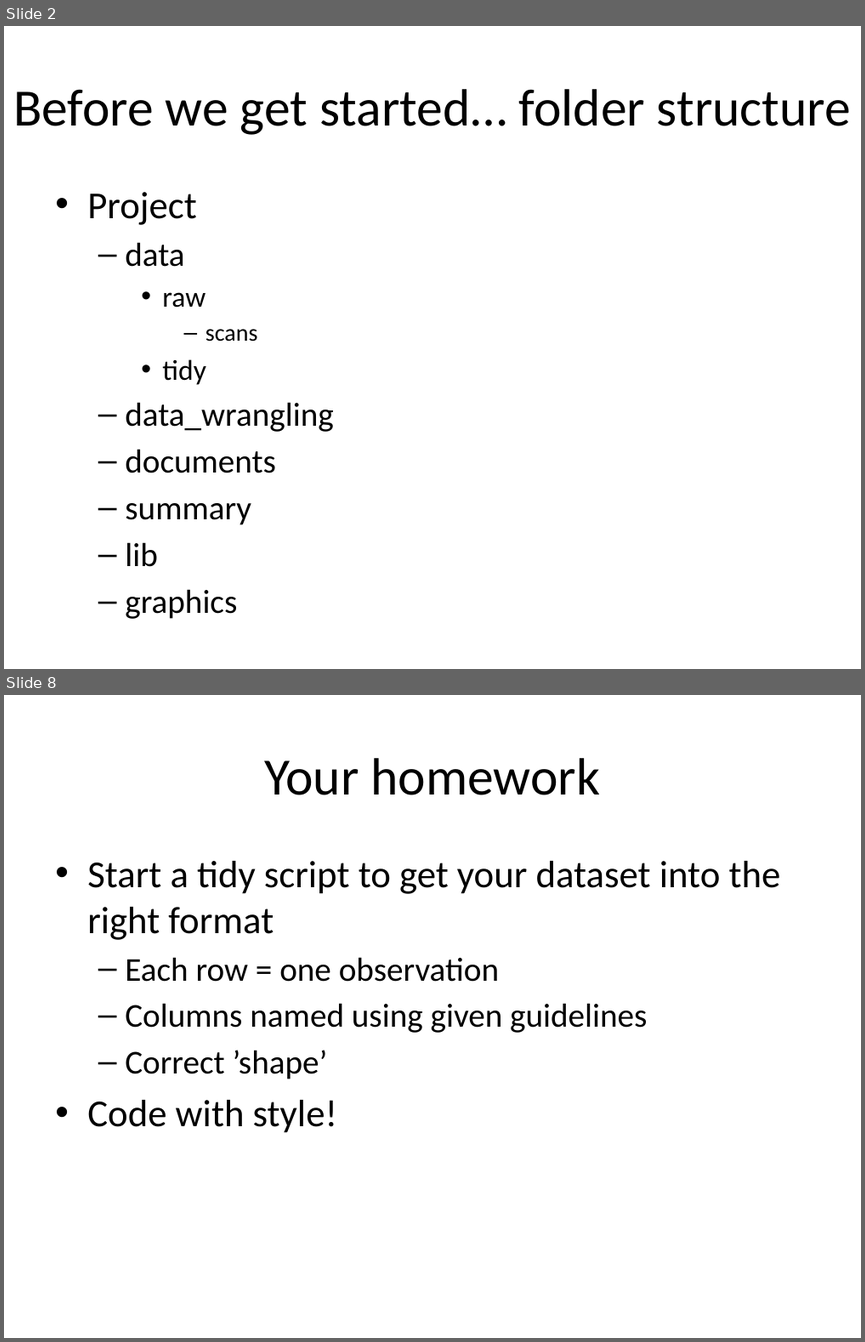
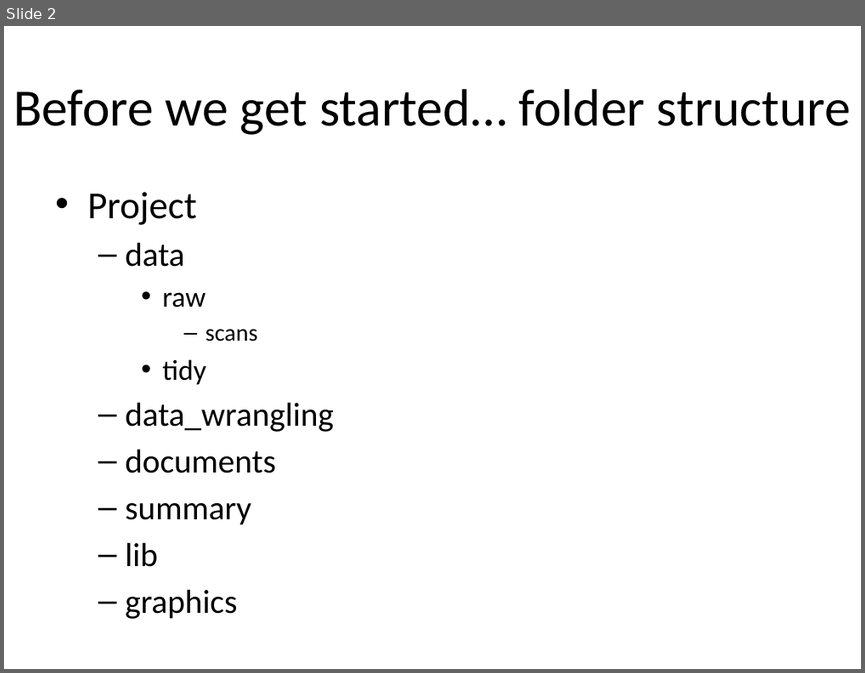
Before and after one commit to EEOB590A-Fall-2019/Course-Materials, a slide deck: 3. Data wrangling/Data_wrangling.pptx. Shown one above the other, each under a label of ours: slides 2 and 8 before the commit, slide 2 after it; the slides between them are not shown. The pictures are 865x1342 and 865x673 pixels, drawn with LibreOffice and Linux fonts; fonts in the diff are those of the drawing. Boxes give left, top, right and bottom in pixels: in the first picture for what was removed or moved away, otherwise in the second. Text is boxed around its words. In the diff, an @@ line names an element or a change of style, - is before the commit and + after.

```diff
--- a/3. Data wrangling/Data_wrangling.pptx
+++ b/3. Data wrangling/Data_wrangling.pptx
@@ slide 8 removed at <box>4,695,861,1338</box>, background #FFFFFF @@
@@ title removed at <box>264,758,601,795</box> @@
-Your homework
@@ text removed at <box>87,861,781,1133</box> @@
-• Start a tidy script to get your dataset into the right format
-  – Each row = one observation
-  – Columns named using given guidelines
-  – Correct ’shape’
-• Code with style!
```
Also in this commit, not shown: 5 slides changed, 4 slides added, 1 other slide removed, 1 other file.
